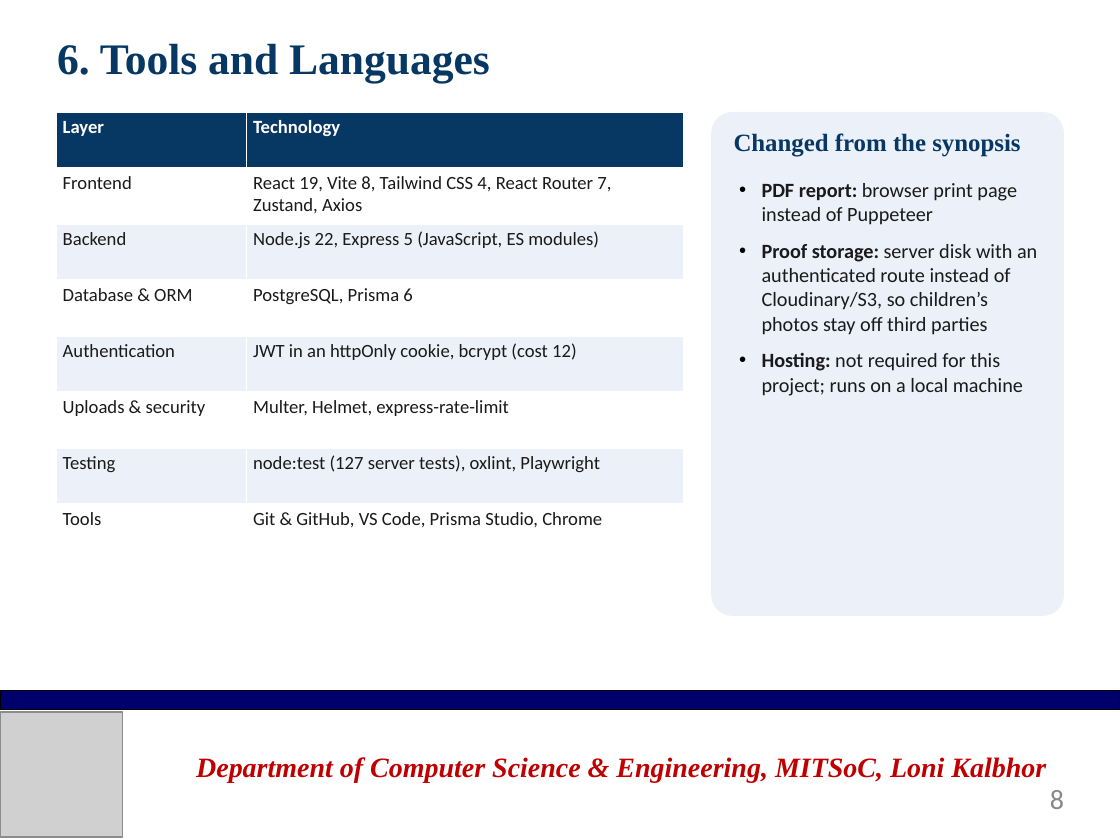
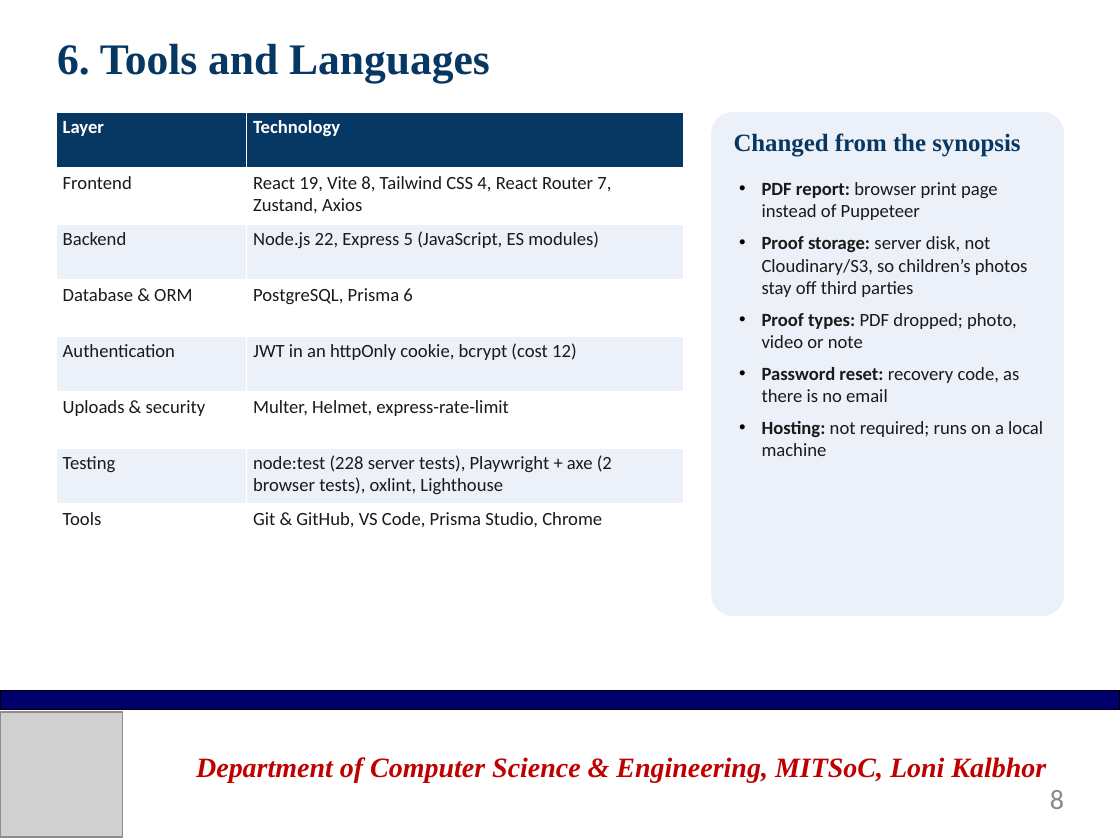
Before and after one commit to asce999/GrowKid, a slide deck: slide 8 of Documentation/Presentation/GrowKid-Final-Presentation.pptx. Drawn at 1120x840 pixels with LibreOffice and Linux fonts; fonts in the diff are those of the drawing; grey boxes stand for pictures; background and template pictures are left out. Boxes give left, top, right and bottom in pixels: in the first picture for what was removed or moved away, otherwise in the second. Text is boxed around its words. In the diff, an @@ line names an element or a change of style, - is before the commit and + after.

```diff
--- a/Documentation/Presentation/GrowKid-Final-Presentation.pptx
+++ b/Documentation/Presentation/GrowKid-Final-Presentation.pptx
@@ table at (56, 112, 683, 560) @@
-row 7, column 2: node:test (127 server tests), oxlint, Playwright
+row 7, column 2: node:test (228 server tests), Playwright + axe (2 browser tests), oxlint, Lighthouse
@@ text at (762, 182, 998, 220): size 13 to 12 pt in "PDF report: browser print page instead of ..."; less space between paragraphs @@
@@ text at (762, 236, 1043, 456): text changed; size 13 to 12 pt @@
-• Proof storage: server disk with an authenticated route instead of Cloudinary/S3, so children’s photos stay off third parties
-• Hosting: not required for this project; runs on a local machine
+• Proof storage: server disk, not Cloudinary/S3, so children’s photos stay off third parties
+• Proof types: PDF dropped; photo, video or note
+• Password reset: recovery code, as there is no email
+• Hosting: not required; runs on a local machine
```
Also in this commit, not shown: 10 other slides changed, 13 other files.
